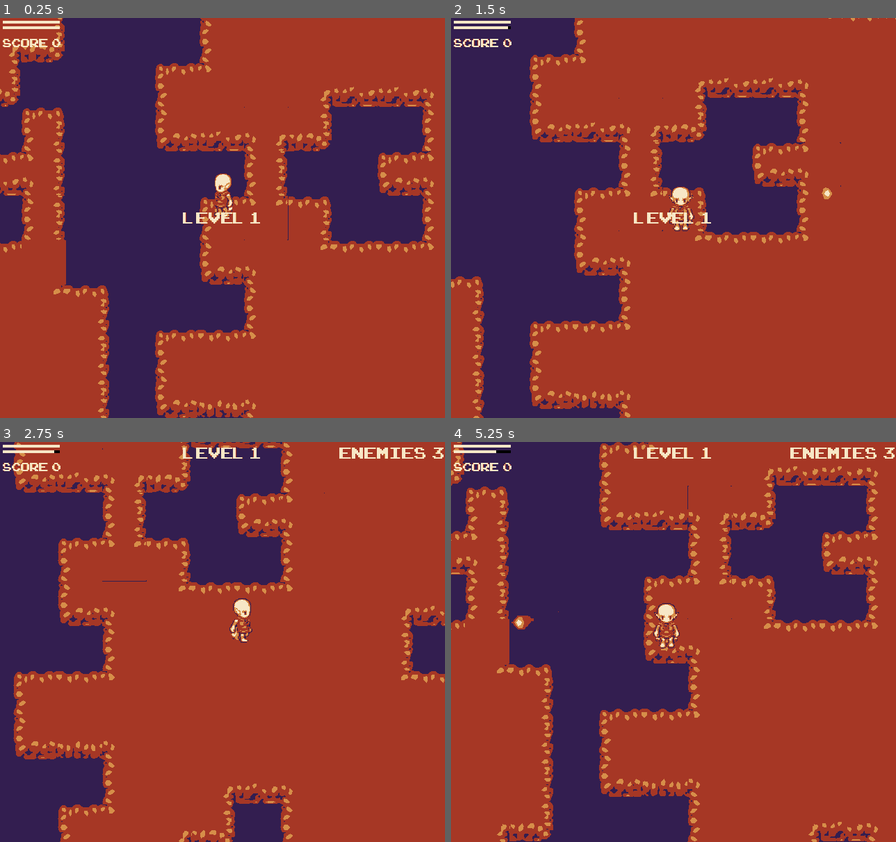
Above: before the commit, frames 1-4 (two rows, left to right).
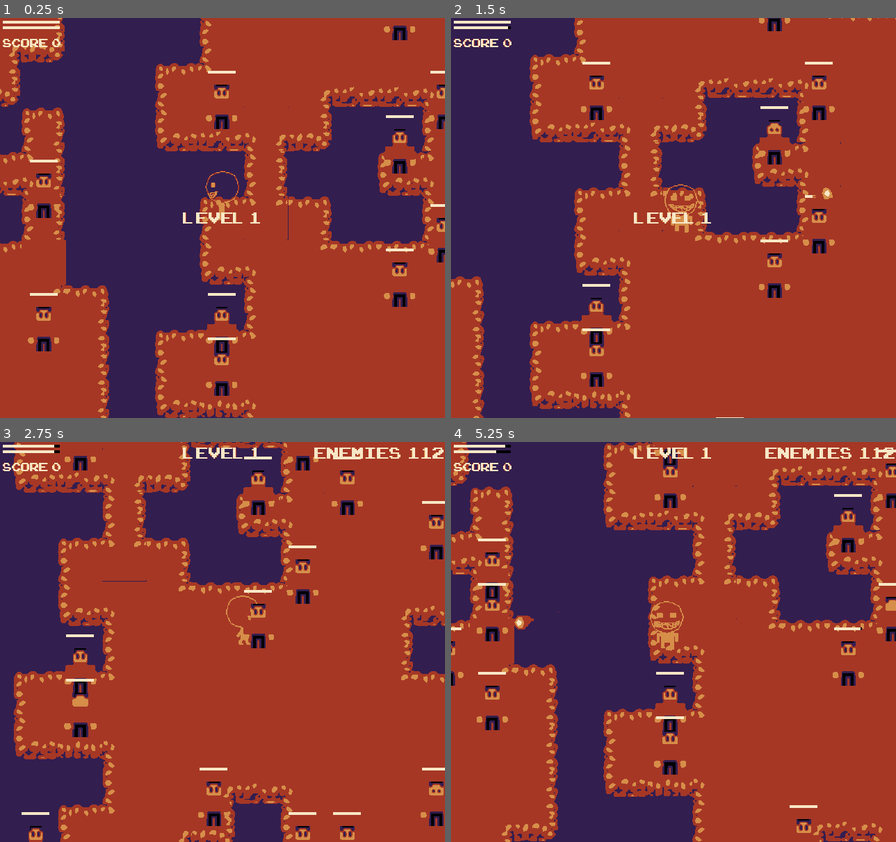
Above: after the commit, the same moments.

Repository: Mithul/GBJAM7
Game: Godot game, scene res://Main.tscn
The game is run twice, just before and just after one commit, with the same random seed, the same clock (stepped at 60 frames per second) and the same inputs.
Inputs:
- Up to frame 1 (0.25 s): no input
- Up to frame 2 (1.5 s): tap Enter at 0.5 s; hold Right (ui_right) 0.53-1.28 s; tap Space (ui_select) at 0.77 s; hold Down (ui_down) from 1.28 s (still down)
- Up to frame 3 (2.75 s): tap Space (ui_select) at 1.52 s; release Down (ui_down) at 2.03 s; hold Right (ui_right) from 2.03 s (still down)
- Up to frame 4 (5.25 s): release Right (ui_right) at 2.78 s; hold Up (ui_up) 2.78-3.53 s; tap Space (ui_select) at 3.02, 3.77, 4.52 s; hold Left (ui_left) 3.53-5.03 s; hold Down (ui_down) from 5.03 s (still down)

The runs differ from the first frame. In frame 1, 3.1% of the frame differs, in the area x 6-100%, y 1-95%; in frame 2, 2.7%; in frame 3, 4.1%; in frame 4, 13%, in the area x 0-100%, y 0-100%.

Commit message:
Added sprites for character. Fix #2

Diff:
--- a/Enemy.tscn
+++ b/Enemy.tscn
@@ -92,6 +92,7 @@
 shape = SubResource( 2 )
 
 [node name="HitBox" type="Area2D" parent="."]
+collision_layer = 2
 
 [node name="CollisionShape2D" type="CollisionShape2D" parent="HitBox"]
 position = Vector2( 0, -8.04842 )
--- a/Player.tscn
+++ b/Player.tscn
@@ -2,7 +2,7 @@
 
 [ext_resource path="res://Player.gd" type="Script" id=1]
 [ext_resource path="res://Fire_projectile.tscn" type="PackedScene" id=2]
-[ext_resource path="res://assets/character/bald_wizard.png" type="Texture" id=3]
+[ext_resource path="res://assets/character/player/frames/out.png" type="Texture" id=3]
 
 [sub_resource type="Animation" id=1]
 resource_name = "Idle"
@@ -131,7 +131,7 @@
 centered = false
 vframes = 21
 hframes = 13
-frame = 109
+frame = 112
 
 [node name="AnimationPlayer" type="AnimationPlayer" parent="Sprite"]
 autoplay = "Idle"
--- a/Stage.gd
+++ b/Stage.gd
@@ -9,7 +9,7 @@
 
 onready var tilemap = $Map/TileMap
 
-export var level = 1
+export var level = 20
 export var enemy : PackedScene
 
 var num_enemies = 0
Binary file added: assets/character/player/frames/blank0009.png
Binary file added: assets/character/player/frames/blank_line.png
Binary file added: assets/character/player/frames/out.png
Binary file added: assets/character/player/frames/walk_down.png
Binary file added: assets/character/player/frames/walk_down0000.png
Binary file added: assets/character/player/frames/walk_down0001.png
Binary file added: assets/character/player/frames/walk_down0002.png
Binary file added: assets/character/player/frames/walk_down0003.png
Binary file added: assets/character/player/frames/walk_down0004.png
Binary file added: assets/character/player/frames/walk_down0005.png
Binary file added: assets/character/player/frames/walk_down0006.png
Binary file added: assets/character/player/frames/walk_down0007.png
(and 50 more such lines)
